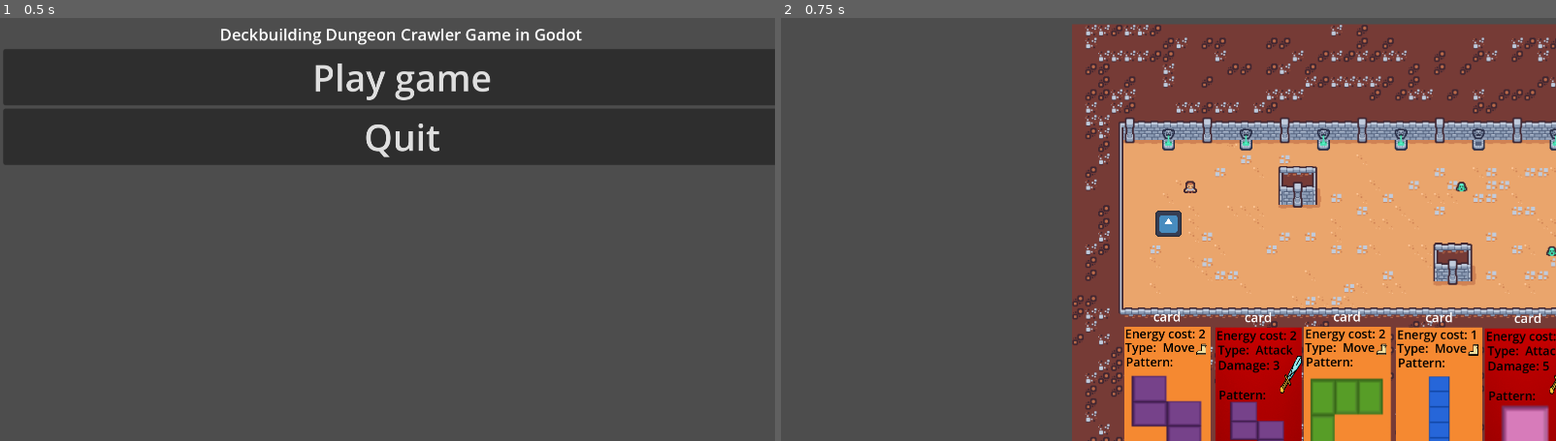
Above: before the commit, frames 1-2 (left to right).
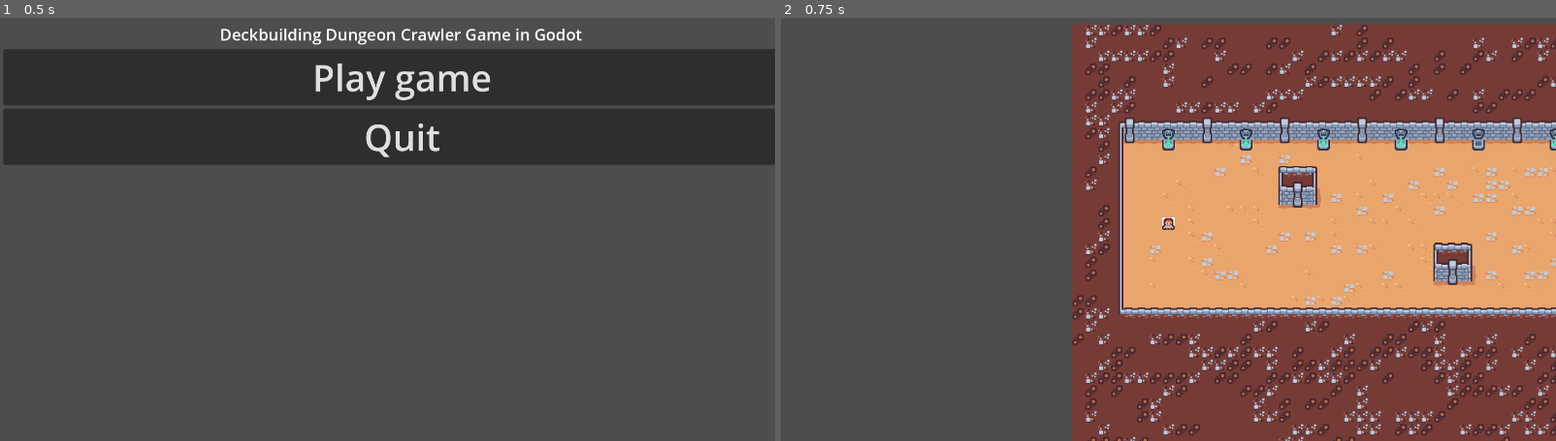
Above: after the commit, the same moments.

Repository: fazilhus/cool-guys-and-victor
Game: Godot game, scene res://scenes/start_scene.tscn
Same seed, same stepped clock (60 frames per second), same inputs: the game is played once before the commit and once after it. The engine's default icon, where the game draws it, is replaced by a stand-in: a white triangle on a blue panel in a dark square.
Inputs:
- Up to frame 1 (0.5 s): no input
- Up to frame 2 (0.75 s): click "Play game" at 0.5 s

Frame 1 is identical in both runs. In frame 2, 15% of the frame differs, in the area x 44-100%, y 38-100%.

Commit message:
add: card play legal check

Diff:
--- a/scenes/level0.tscn
+++ b/scenes/level0.tscn
@@ -1,177 +1,157 @@
-[gd_scene load_steps=17 format=4 uid="uid://buj5pv01hdlri"]
+[gd_scene load_steps=16 format=4 uid="uid://buj5pv01hdlri"]
 
 [ext_resource type="Script" path="res://scripts/level_0.gd" id="1_ie6qc"]
 [ext_resource type="Texture2D" uid="uid://by10mtuocfn1c" path="res://Assets/tilemap.png" id="1_pbcq7"]
-[ext_resource type="PackedScene" uid="uid://bq5wiy3f6wmdl" path="res://scenes/deck.tscn" id="2_48lcc"]
+[ext_resource type="PackedScene" path="res://scenes/deck.tscn" id="2_48lcc"]
 [ext_resource type="Script" path="res://scripts/deck.gd" id="3_2fn28"]
-[ext_resource type="PackedScene" uid="uid://f0mgi84xmq1k" path="res://scenes/Card2.tscn" id="4_h3ri7"]
-[ext_resource type="PackedScene" uid="uid://b8aj36tgnf51m" path="res://scenes/card3.tscn" id="5_0es0j"]
-[ext_resource type="PackedScene" uid="uid://cu7w37naahnyo" path="res://scenes/card4.tscn" id="6_rbw1f"]
-[ext_resource type="PackedScene" uid="uid://bj53kmucuydb0" path="res://scenes/card1.tscn" id="7_rxro4"]
+[ext_resource type="PackedScene" path="res://scenes/Card2.tscn" id="4_h3ri7"]
+[ext_resource type="PackedScene" path="res://scenes/card3.tscn" id="5_0es0j"]
+[ext_resource type="PackedScene" path="res://scenes/card4.tscn" id="6_rbw1f"]
+[ext_resource type="PackedScene" path="res://scenes/card1.tscn" id="7_rxro4"]
 [ext_resource type="Script" path="res://scripts/card_1.gd" id="8_lo8m6"]
-[ext_resource type="PackedScene" uid="uid://dfugdgpqiq70j" path="res://scenes/card_5.tscn" id="9_mh5bd"]
+[ext_resource type="PackedScene" path="res://scenes/card_5.tscn" id="9_mh5bd"]
 
 [sub_resource type="TileMapPattern" id="TileMapPattern_1mii8"]
 tile_data = PackedInt32Array(0, 262144, 0, 65536, 262144, 1, 131072, 589824, 4, 196608, 131072, 4, 1, 131072, 2, 65537, …(202 unchanged characters)…
-
-[sub_resource type="PhysicsMaterial" id="PhysicsMaterial_8tgvf"]
 
 [sub_resource type="TileSetAtlasSource" id="TileSetAtlasSource_5nfmo"]
 texture = ExtResource("1_pbcq7")
 separation = Vector2i(1, 1)
 0:0/0 = 0
+0:0/0/custom_data_0 = true
 1:0/0 = 0
-1:0/0/physics_layer_0/polygon_0/points = PackedVector2Array(-8, -8, 8, -8, 8, 8, -8, 8)
+1:0/0/custom_data_0 = true
 2:0/0 = 0
-2:0/0/physics_layer_0/polygon_0/points = PackedVector2Array(-8, -8, 8, -8, 8, 8, -8, 8)
+2:0/0/custom_data_0 = true
 3:0/0 = 0
-3:0/0/physics_layer_0/polygon_0/points = PackedVector2Array(-8, -8, 8, -8, 8, 8, -8, 8)
+3:0/0/custom_data_0 = true
 4:0/0 = 0
-4:0/0/physics_layer_0/polygon_0/points = PackedVector2Array(-8, -8, 8, -8, 8, 8, -8, 8)
 5:0/0 = 0
-5:0/0/physics_layer_0/polygon_0/points = PackedVector2Array(-8, -8, 8, -8, 8, 8, -8, 8)
 6:0/0 = 0
-6:0/0/physics_layer_0/polygon_0/points = PackedVector2Array(-8, -8, 8, -8, 8, 8, -8, 8)
 7:0/0 = 0
-7:0/0/physics_layer_0/polygon_0/points = PackedVector2Array(-8, -8, 8, -8, 8, 8, -8, 8)
 8:0/0 = 0
-8:0/0/physics_layer_0/polygon_0/points = PackedVector2Array(-8, -8, 8, -8, 8, 8, -8, 8)
 9:0/0 = 0
-9:0/0/physics_layer_0/polygon_0/points = PackedVector2Array(-8, -8, 8, -8, 8, 8, -8, 8)
 10:0/0 = 0
-10:0/0/physics_layer_0/polygon_0/points = PackedVector2Array(-8, -8, 8, -8, 8, 8, -8, 8)
 11:0/0 = 0
-11:0/0/physics_layer_0/polygon_0/points = PackedVector2Array(-8, -8, 8, -8, 8, 8, -8, 8)
 0:1/0 = 0
+0:1/0/custom_data_0 = true
 1:1/0 = 0
-1:1/0/physics_layer_0/polygon_0/points = PackedVector2Array(-8, -8, 8, -8, 8, 8, -8, 8)
+1:1/0/custom_data_0 = true
 2:1/0 = 0
-2:1/0/physics_layer_0/polygon_0/points = PackedVector2Array(-8, -8, 8, -8, 8, 8, -8, 8)
 3:1/0 = 0
-3:1/0/physics_layer_0/polygon_0/points = PackedVector2Array(-8, -8, 8, -8, 8, 8, -8, 8)
+3:1/0/custom_data_0 = true
 4:1/0 = 0
-4:1/0/physics_layer_0/polygon_0/points = PackedVector2Array(-8, -8, 8, -8, 8, 8, -8, 8)
 5:1/0 = 0
-5:1/0/physics_layer_0/polygon_0/points = PackedVector2Array(-8, -8, 8, -8, 8, 8, -8, 8)
 6:1/0 = 0
-6:1/0/physics_layer_0/polygon_0/points = PackedVector2Array(-8, -8, 8, -8, 8, 8, -8, 8)
 7:1/0 = 0
-7:1/0/physics_layer_0/polygon_0/points = PackedVector2Array(-8, -8, 8, -8, 8, 8, -8, 8)
 8:1/0 = 0
-8:1/0/physics_layer_0/polygon_0/points = PackedVector2Array(-8, -8, 8, -8, 8, 8, -8, 8)
 9:1/0 = 0
-9:1/0/physics_layer_0/polygon_0/points = PackedVector2Array(-8, -8, 8, -8, 8, 8, -8, 8)
 10:1/0 = 0
-10:1/0/physics_layer_0/polygon_0/points = PackedVector2Array(-8, -8, 8, -8, 8, 8, -8, 8)
 11:1/0 = 0
-11:1/0/physics_layer_0/polygon_0/points = PackedVector2Array(-8, -8, 8, -8, 8, 8, -8, 8)
 0:2/0 = 0
+0:2/0/custom_data_0 = true
 1:2/0 = 0
-1:2/0/physics_layer_0/polygon_0/points = PackedVector2Array(-8, -8, 8, -8, 8, 8, -8, 8)
+1:2/0/custom_data_0 = true
 2:2/0 = 0
-2:2/0/physics_layer_0/polygon_0/points = PackedVector2Array(-8, -8, 8, -8, 8, 8, -8, 8)
+2:2/0/custom_data_0 = true
 3:2/0 = 0
-3:2/0/physics_layer_0/polygon_0/points = PackedVector2Array(-8, -8, 8, -8, 8, 8, -8, 8)
+3:2/0/custom_data_0 = true
 4:2/0 = 0
-4:2/0/physics_layer_0/polygon_0/points = PackedVector2Array(-8, -8, 8, -8, 8, 8, -8, 8)
 5:2/0 = 0
-5:2/0/physics_layer_0/polygon_0/points = PackedVector2Array(-8, -8, 8, -8, 8, 8, -8, 8)
 6:2/0 = 0
+6:2/0/custom_data_0 = true
 7:2/0 = 0
-7:2/0/physics_layer_0/polygon_0/points = PackedVector2Array(-8, -8, 8, -8, 8, 8, -8, 8)
 8:2/0 = 0
-8:2/0/physics_layer_0/polygon_0/points = PackedVector2Array(-8, -8, 8, -8, 8, 8, -8, 8)
 9:2/0 = 0
-9:2/0/physics_layer_0/polygon_0/points = PackedVector2Array(-8, -8, 8, -8, 8, 8, -8, 8)
 10:2/0 = 0
-10:2/0/physics_layer_0/polygon_0/points = PackedVector2Array(-8, -8, 8, -8, 8, 8, -8, 8)
 11:2/0 = 0
-11:2/0/physics_layer_0/polygon_0/points = PackedVector2Array(-8, -8, 8, -8, 8, 8, -8, 8)
 0:3/0 = 0
+0:3/0/custom_data_0 = true
 1:3/0 = 0
+1:3/0/custom_data_0 = true
 2:3/0 = 0
+2:3/0/custom_data_0 = true
 3:3/0 = 0
+3:3/0/custom_data_0 = true
 4:3/0 = 0
-4:3/0/physics_layer_0/polygon_0/points = PackedVector2Array(-8, -8, 8, -8, 8, 8, -8, 8)
 5:3/0 = 0
+5:3/0/custom_data_0 = true
 6:3/0 = 0
+6:3/0/custom_data_0 = true
 7:3/0 = 0
-7:3/0/physics_layer_0/polygon_0/points = PackedVector2Array(-8, -8, 8, -8, 8, 8, -8, 8)
 8:3/0 = 0
-8:3/0/physics_layer_0/polygon_0/points = PackedVector2Array(-8, -8, 8, -8, 8, 8, -8, 8)
 9:3/0 = 0
-9:3/0/physics_layer_0/polygon_0/points = PackedVector2Array(-8, -8, 8, -8, 8, 8, -8, 8)
 10:3/0 = 0
-10:3/0/physics_layer_0/polygon_0/points = PackedVector2Array(-8, -8, 8, -8, 8, 8, -8, 8)
 11:3/0 = 0
-11:3/0/physics_layer_0/polygon_0/points = PackedVector2Array(-8, -8, 8, -8, 8, 8, -8, 8)
 0:4/0 = 0
+0:4/0/custom_data_0 = true
 1:4/0 = 0
+1:4/0/custom_data_0 = true
 2:4/0 = 0
+2:4/0/custom_data_0 = true
 3:4/0 = 0
+3:4/0/custom_data_0 = true
 4:4/0 = 0
+4:4/0/custom_data_0 = true
 5:4/0 = 0
+5:4/0/custom_data_0 = true
 6:4/0 = 0
-6:4/0/physics_layer_0/polygon_0/points = PackedVector2Array(-8, -8, 8, -8, 8, 8, -8, 8)
 7:4/0 = 0
-7:4/0/physics_layer_0/polygon_0/points = PackedVector2Array(-8, -8, 8, -8, 8, 8, -8, 8)
 8:4/0 = 0
-8:4/0/physics_layer_0/polygon_0/points = PackedVector2Array(-8, -8, 8, -8, 8, 8, -8, 8)
 9:4/0 = 0
-9:4/0/physics_layer_0/polygon_0/points = PackedVector2Array(-8, -8, 8, -8, 8, 8, -8, 8)
 10:4/0 = 0
-10:4/0/physics_layer_0/polygon_0/points = PackedVector2Array(-8, -8, 8, -8, 8, 8, -8, 8)
 11:4/0 = 0
-11:4/0/physics_layer_0/polygon_0/points = PackedVector2Array(-8, -8, 8, -8, 8, 8, -8, 8)
 0:5/0 = 0
 1:5/0 = 0
 2:5/0 = 0
 3:5/0 = 0
-3:5/0/physics_layer_0/polygon_0/points = PackedVector2Array(-8, -8, 8, -8, 8, 8, -8, 8)
 4:5/0 = 0
-4:5/0/physics_layer_0/polygon_0/points = PackedVector2Array(-8, -8, 8, -8, 8, 8, -8, 8)
 5:5/0 = 0
-5:5/0/physics_layer_0/polygon_0/points = PackedVector2Array(-8, -8, 8, -8, 8, 8, -8, 8)
 6:5/0 = 0
-6:5/0/physics_layer_0/polygon_0/points = PackedVector2Array(-8, -8, 8, -8, 8, 8, -8, 8)
 7:5/0 = 0
+7:5/0/custom_data_0 = true
 8:5/0 = 0
+8:5/0/custom_data_0 = true
 9:5/0 = 0
+9:5/0/custom_data_0 = true
 10:5/0 = 0
+10:5/0/custom_data_0 = true
 11:5/0 = 0
+11:5/0/custom_data_0 = true
 0:6/0 = 0
-0:6/0/physics_layer_0/polygon_0/points = PackedVector2Array(-8, -8, 8, -8, 8, 8, -8, 8)
 1:6/0 = 0
-1:6/0/physics_layer_0/polygon_0/points = PackedVector2Array(-8, -8, 8, -8, 8, 8, -8, 8)
 2:6/0 = 0
-2:6/0/physics_layer_0/polygon_0/points = PackedVector2Array(-8, -8, 8, -8, 8, 8, -8, 8)
 3:6/0 = 0
-3:6/0/physics_layer_0/polygon_0/points = PackedVector2Array(-8, -8, 8, -8, 8, 8, -8, 8)
 4:6/0 = 0
+4:6/0/custom_data_0 = true
 5:6/0 = 0
+5:6/0/custom_data_0 = true
 6:6/0 = 0
+6:6/0/custom_data_0 = true
 7:6/0 = 0
+7:6/0/custom_data_0 = true
 8:6/0 = 0
+8:6/0/custom_data_0 = true
 9:6/0 = 0
+9:6/0/custom_data_0 = true
 10:6/0 = 0
-10:6/0/physics_layer_0/polygon_0/points = PackedVector2Array(-8, -8, 8, -8, 8, 8, -8, 8)
 11:6/0 = 0
+11:6/0/custom_data_0 = true
 0:7/0 = 0
 1:7/0 = 0
 2:7/0 = 0
 3:7/0 = 0
 4:7/0 = 0
 5:7/0 = 0
-5:7/0/physics_layer_0/polygon_0/points = PackedVector2Array(-8, -8, 8, -8, 8, 8, -8, 8)
 6:7/0 = 0
-6:7/0/physics_layer_0/polygon_0/points = PackedVector2Array(-8, -8, 8, -8, 8, 8, -8, 8)
 7:7/0 = 0
-7:7/0/physics_layer_0/polygon_0/points = PackedVector2Array(-8, -8, 8, -8, 8, 8, -8, 8)
 8:7/0 = 0
-8:7/0/physics_layer_0/polygon_0/points = PackedVector2Array(-8, -8, 8, -8, 8, 8, -8, 8)
 9:7/0 = 0
+9:7/0/custom_data_0 = true
 10:7/0 = 0
+10:7/0/custom_data_0 = true
 11:7/0 = 0
+11:7/0/custom_data_0 = true
 0:8/0 = 0
 1:8/0 = 0
 2:8/0 = 0
@@ -210,8 +190,8 @@
 11:10/0 = 0
 
 [sub_resource type="TileSet" id="TileSet_gewls"]
-physics_layer_0/collision_layer = 1
-physics_layer_0/physics_material = SubResource("PhysicsMaterial_8tgvf")
+custom_data_layer_0/name = "Traversable"
+custom_data_layer_0/type = 1
 sources/0 = SubResource("TileSetAtlasSource_5nfmo")
 pattern_0 = SubResource("TileMapPattern_1mii8")
 
@@ -358,15 +338,16 @@
 script = ExtResource("1_ie6qc")
 
 [node name="BaseLayer" type="TileMapLayer" parent="."]
+unique_name_in_owner = true
 tile_map_data = PackedByteArray("AAALABsAAAAAAAEAAAAKABoAAAAAAAIAAAAKABkAAAAAAAIAAAAKABgAAAAAAAAAAAAJABgAAAAAAAIAAAAJAB …(24400 unchanged characters)…
 tile_set = SubResource("TileSet_gewls")
 
 [node name="SecondLayer" type="TileMapLayer" parent="."]
 position = Vector2(-5, 2)
-tile_map_data = PackedByteArray("AAAlABEAAAAAAAkAAAAeAAwAAAAAAAkAAAAJAAwAAAABAAcAAAA=")
 tile_set = SubResource("TileSet_nhc3c")
 
 [node name="Deck" parent="." instance=ExtResource("2_48lcc")]
+visible = false
 offset_left = 609.0
 offset_top = 349.0
 offset_right = 609.0
--- a/scenes/playable_character.tscn
+++ b/scenes/playable_character.tscn
@@ -2,7 +2,7 @@
 
 [ext_resource type="Script" path="res://scripts/playable_character.gd" id="1_fqfxt"]
 [ext_resource type="Resource" uid="uid://b3bjpqfl0r7ox" path="res://resources/playable_character_resource.tres" id="2_qwghn"]
-[ext_resource type="Texture2D" uid="uid://b1dvrgx0d6ytu" path="res://icon.svg" id="3_mjk8h"]
+[ext_resource type="Texture2D" uid="uid://p82x7a6b6lsf" path="res://Assets/player.png" id="3_3xwd4"]
 
 [node name="PlayableCharacter" type="Node2D"]
 script = ExtResource("1_fqfxt")
@@ -11,5 +11,4 @@
 [node name="Camera2D" type="Camera2D" parent="."]
 
 [node name="Sprite2D" type="Sprite2D" parent="."]
-scale = Vector2(0.25, 0.25)
-texture = ExtResource("3_mjk8h")
+texture = ExtResource("3_3xwd4")
--- a/scripts/character.gd
+++ b/scripts/character.gd
@@ -16,3 +16,23 @@
 
 func on_health_reached_min():
 	character_health_reached_min.emit()
+
+func is_card_play_legal(card: CardData) -> bool:
+	var pos = global_position
+	for action in card.actions:
+		match action:
+			MovementData:
+				if !is_movement_legal(action as MovementData, pos):
+					return false
+			_:
+				pass
+	return true
+
+func is_movement_legal(data: MovementData, pos: Vector2) -> bool:
+	var mod = Vector2i.ZERO
+	for movement in data.shape:
+		if !Main.map_manager.level.is_traversable_at(pos + mod):
+			return false
+
+		mod += movement
+	return true
--- a/scripts/level_0.gd
+++ b/scripts/level_0.gd
@@ -2,6 +2,8 @@
 class_name Level
 
 @onready var spawn_point : Node2D = %SpawnPoint
+
+@onready var base_layer : TileMapLayer = %BaseLayer
 
 func get_spawn_point() -> Node2D:
 	if spawn_point != null:
@@ -9,3 +11,7 @@
 
 	print("[ERROR] spawn point is missing in level ", name)
 	return null
+
+func is_traversable_at(pos: Vector2i) -> bool:
+	var data = base_layer.get_cell_tile_data(pos)
+	return data.get_custom_data("Traversible")
--- a/scripts/playable_character.gd
+++ b/scripts/playable_character.gd
@@ -39,9 +39,12 @@
 	pass
 
 func try_play_card(card: CardData) -> bool:
-	if card.cost <= char_data.ap_data.current:
-		char_data.ap_data.current -= card.cost
-		card_played.emit(card)
-		return true
-	else:
+	if card.cost > char_data.ap_data.current:
 		return false
+
+	if !is_card_play_legal(card):
+		return false
+
+	char_data.ap_data.current -= card.cost
+	card_played.emit(card)
+	return true
Binary file added: Assets/player.png
Not shown, added: Assets/player.png.import
Not shown: 1 places in scenes/game_manager.tscn that only renumber resources
